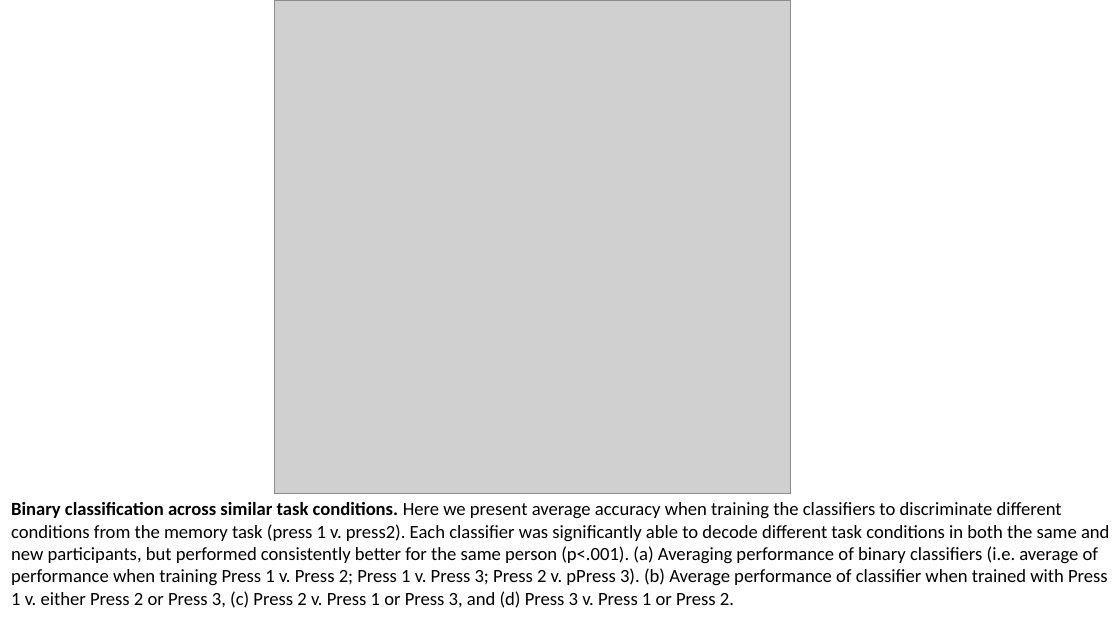
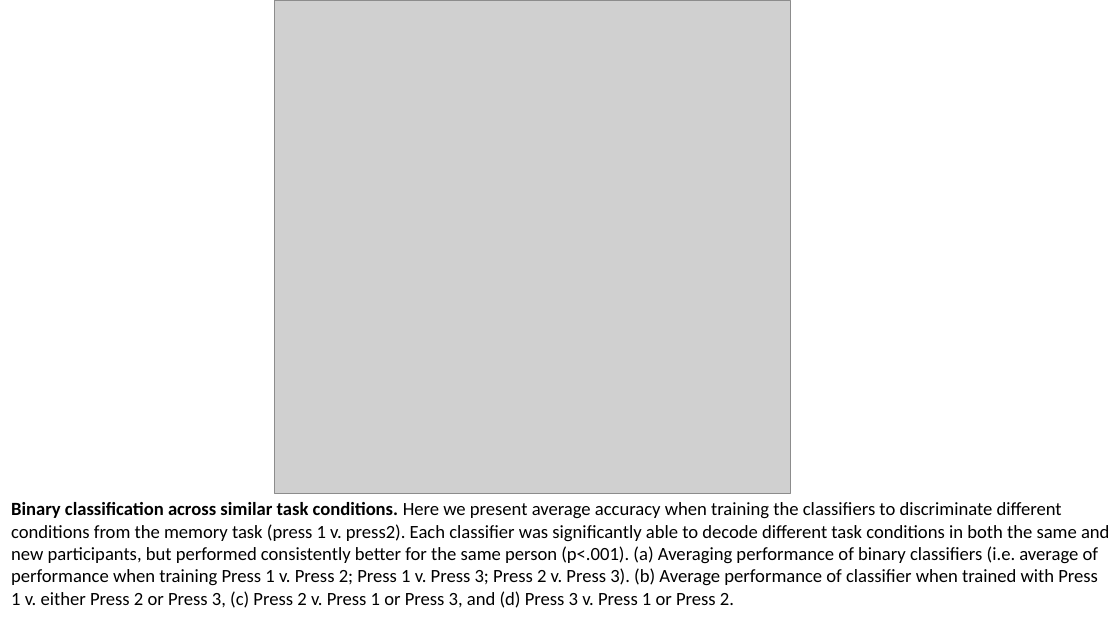
Before and after one commit to GrattonLab/Porteretal_taskprediction, a slide deck: slide 1 of output/figures/wtn_memory_predictions.pptx. Drawn at 1120x630 pixels with LibreOffice and Linux fonts; fonts in the diff are those of the drawing; grey boxes stand for pictures. Boxes give left, top, right and bottom in pixels: in the first picture for what was removed or moved away, otherwise in the second. Text is boxed around its words. In the diff, an @@ line names an element or a change of style, - is before the commit and + after.

```diff
--- a/output/figures/wtn_memory_predictions.pptx
+++ b/output/figures/wtn_memory_predictions.pptx
@@ text at (11,502,1109,608): text changed @@
-Binary classification across similar task conditions. Here we present average accuracy when training the classifiers to discriminate different conditions from the memory task (press 1 v. press2). Each classifier was significantly able to decode different task conditions in both the same and new participants, but performed consistently better for the same person (p<.001). (a) Averaging performance of binary classifiers (i.e. average of performance when training Press 1 v. Press 2; Press 1 v. Press 3; Press 2 v. pPress 3). (b) Average performance of classifier when trained with Press 1 v. either Press 2 or Press 3, (c) Press 2 v. Press 1 or Press 3, and (d) Press 3 v. Press 1 or Press 2.
+Binary classification across similar task conditions. Here we present average accuracy when training the classifiers to discriminate different conditions from the memory task (press 1 v. press2). Each classifier was significantly able to decode different task conditions in both the same and new participants, but performed consistently better for the same person (p<.001). (a) Averaging performance of binary classifiers (i.e. average of performance when training Press 1 v. Press 2; Press 1 v. Press 3; Press 2 v. Press 3). (b) Average performance of classifier when trained with Press 1 v. either Press 2 or Press 3, (c) Press 2 v. Press 1 or Press 3, and (d) Press 3 v. Press 1 or Press 2.
```
Also in this commit, not shown: 3 other files.
